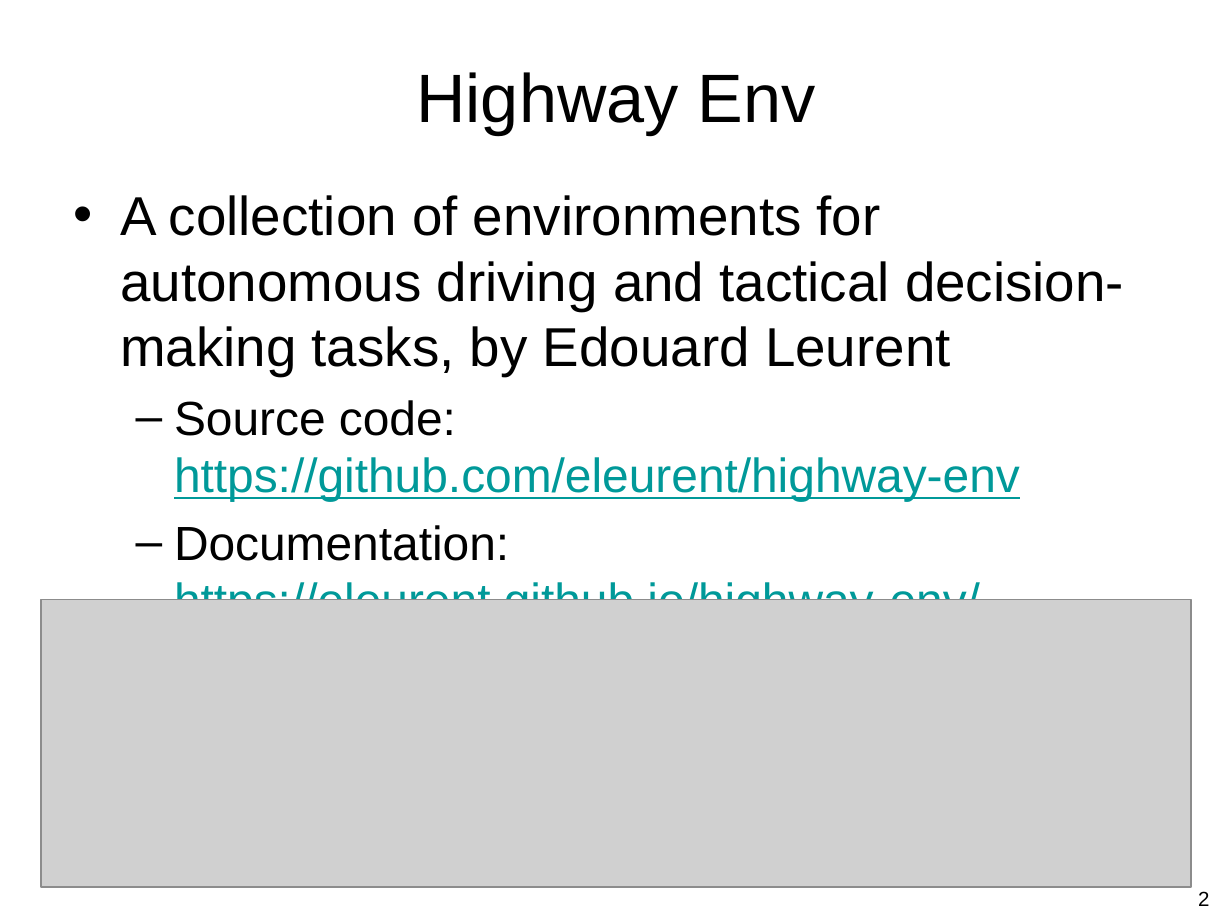
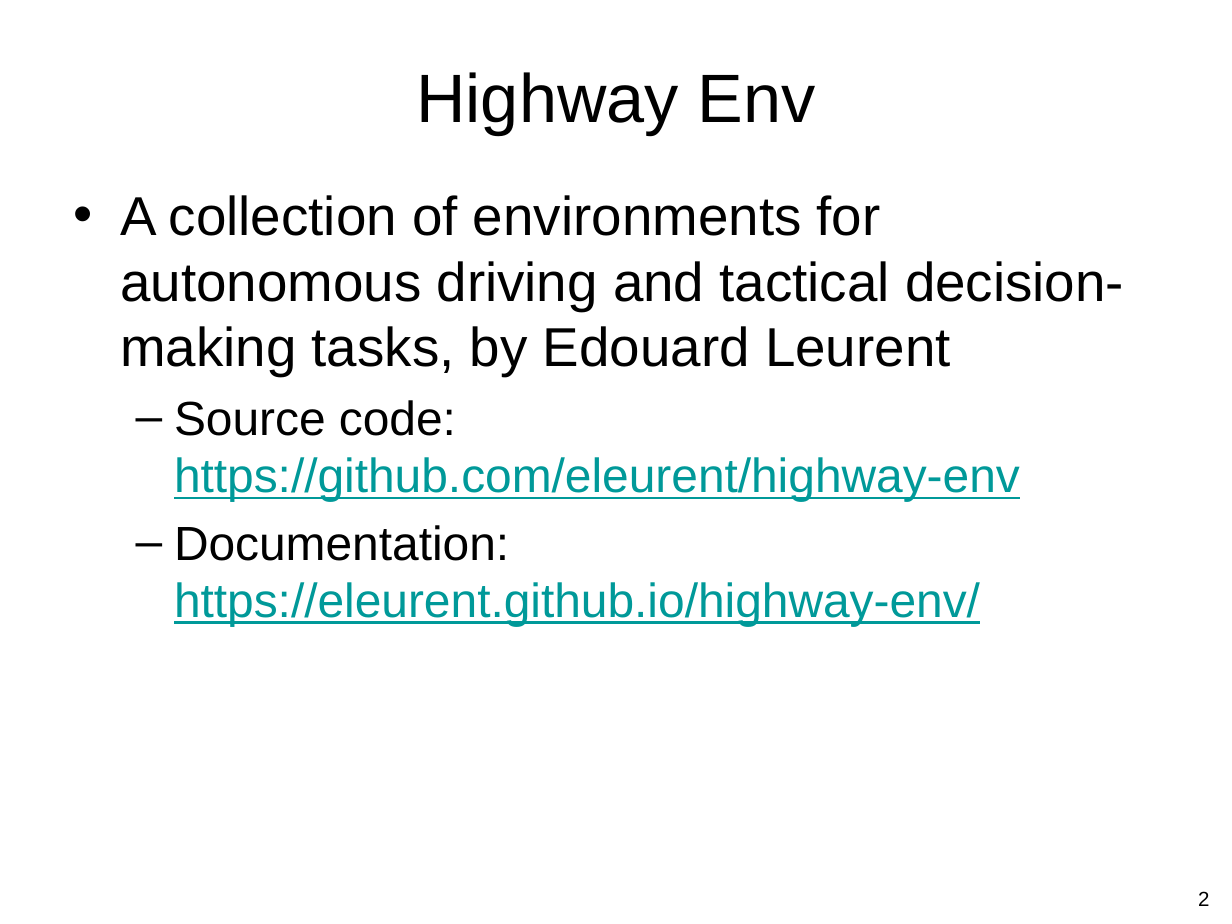
Before and after one commit to guzonghua/saav, a slide deck: slide 2 of PPTs/Lab3 Highway Env.pptx. Drawn at 1232x924 pixels with LibreOffice and Linux fonts; fonts in the diff are those of the drawing; grey boxes stand for pictures. Boxes give left, top, right and bottom in pixels: in the first picture for what was removed or moved away, otherwise in the second. Text is boxed around its words. In the diff, an @@ line names an element or a change of style, - is before the commit and + after.

```diff
--- a/PPTs/Lab3 Highway Env.pptx
+++ b/PPTs/Lab3 Highway Env.pptx
@@ text "A collection of environments for ..." rewrapped from (120, 195, 1124, 600) to (120, 195, 1124, 626) @@
@@ picture removed at (41, 600, 1190, 887) @@
```
Also in this commit, not shown: 1 other slide changed, 10 other files.
